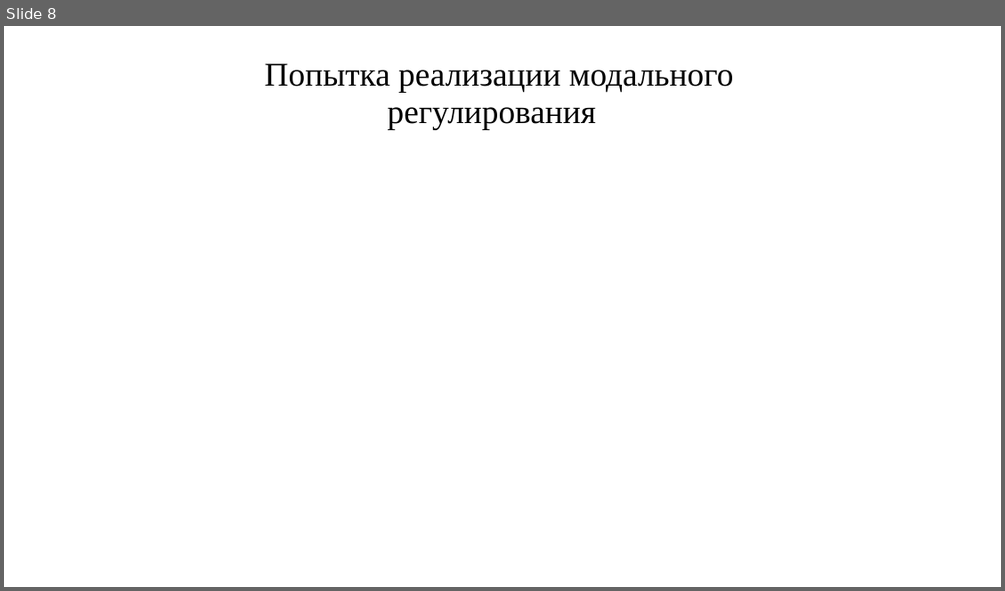
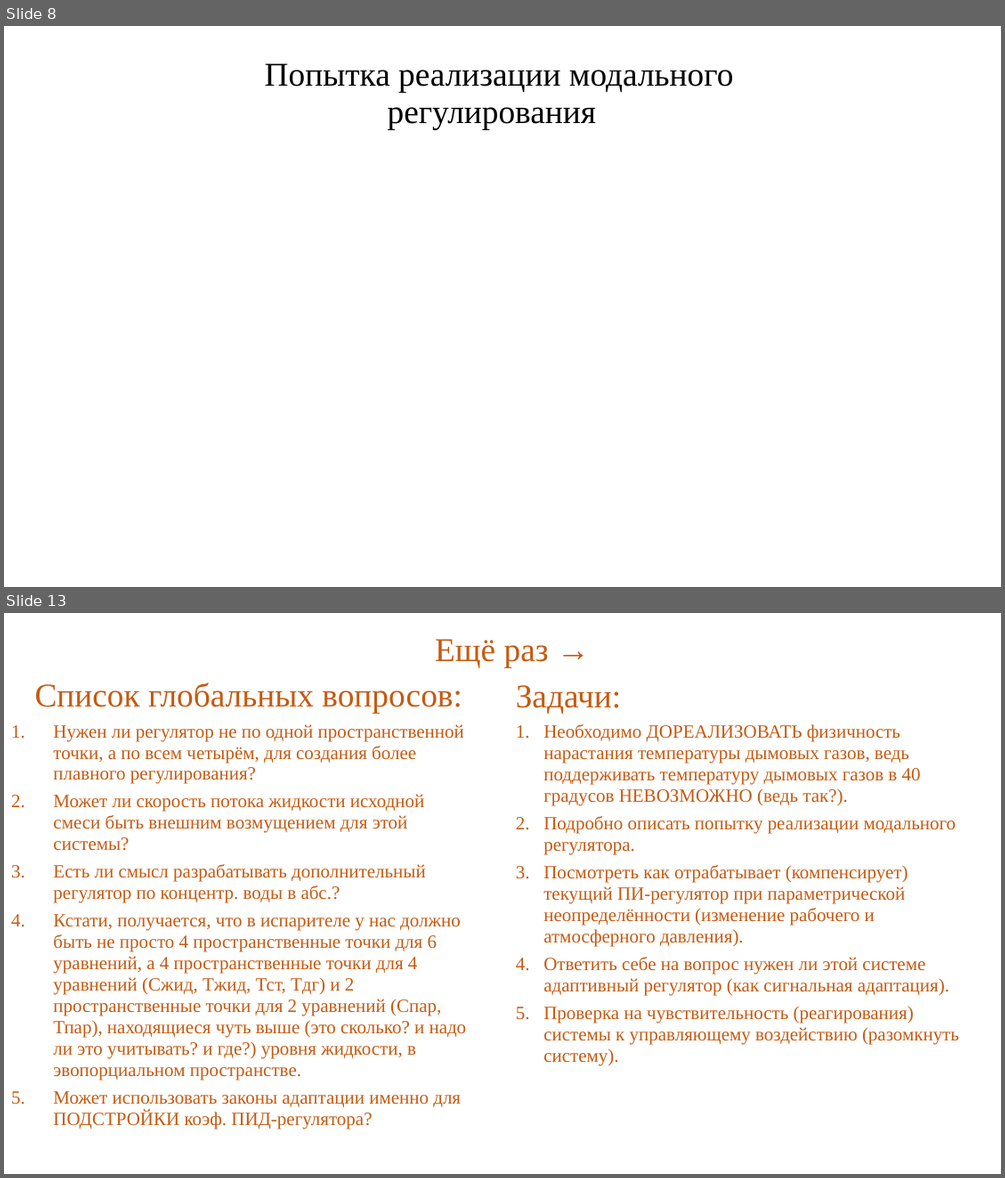
Before and after one commit to Rivares/Ph.D, a slide deck: 0_Docs_dir/3_General/Отчёт руководителям 12.07.2020.pptx. Shown one above the other, each under a label of ours: slide 8 before the commit, slides 8 and 13 after it; the slides between them are not shown. The pictures are 1005x591 and 1005x1178 pixels, drawn with LibreOffice and Linux fonts; fonts in the diff are those of the drawing. Boxes give left, top, right and bottom in pixels: in the first picture for what was removed or moved away, otherwise in the second. Text is boxed around its words. In the diff, an @@ line names an element or a change of style, - is before the commit and + after.

```diff
--- a/0_Docs_dir/3_General/Отчёт руководителям 12.07.2020.pptx
+++ b/0_Docs_dir/3_General/Отчёт руководителям 12.07.2020.pptx
@@ slide 13 added at bbox=[4, 613, 1001, 1174], background #FFFFFF @@
@@ text added at bbox=[435, 639, 549, 668], 32 pt, text #C55A11 @@
+Ещё раз →
@@ text added at bbox=[35, 682, 467, 1128], 18 pt, text #C55A11 @@
+Список глобальных вопросов:
+1. Нужен ли регулятор не по одной пространственной точки, а по всем четырём, для создания более плавного регулирования?
+2. Может ли скорость потока жидкости исходной смеси быть внешним возмущением для этой системы?
+3. Есть ли смысл разрабатывать дополнительный регулятор по концентр. воды в абс.?
+4. Кстати, получается, что в испарителе у нас должно быть не просто 4 пространственные точки для 6 уравнений, а 4 пространственные точки для 4 уравнений (Сжид, Тжид, Тст, Тдг) и 2 пространственные точки для 2 уравнений (Спар, Тпар), находящиеся чуть выше (это сколько? и надо ли это учитывать? и где?) уровня жидкости, в эвопорциальном пространстве.
+5. Может использовать законы адаптации именно для ПОДСТРОЙКИ коэф. ПИД-регулятора?
@@ text added at bbox=[516, 685, 959, 1065], 18 pt, text #C55A11 @@
+Задачи:
+1. Необходимо ДОРЕАЛИЗОВАТЬ физичность нарастания температуры дымовых газов, ведь поддерживать температуру дымовых газов в 40 градусов НЕВОЗМОЖНО (ведь так?).
+2. Подробно описать попытку реализации модального регулятора.
+3. Посмотреть как отрабатывает (компенсирует) текущий ПИ-регулятор при параметрической неопределённости (изменение рабочего и атмосферного давления).
+4. Ответить себе на вопрос нужен ли этой системе адаптивный регулятор (как сигнальная адаптация).
+5. Проверка на чувствительность (реагирования) системы к управляющему воздействию (разомкнуть систему).
```
Also in this commit, not shown: 7 slides changed, 1 slide removed, 4 other files.
